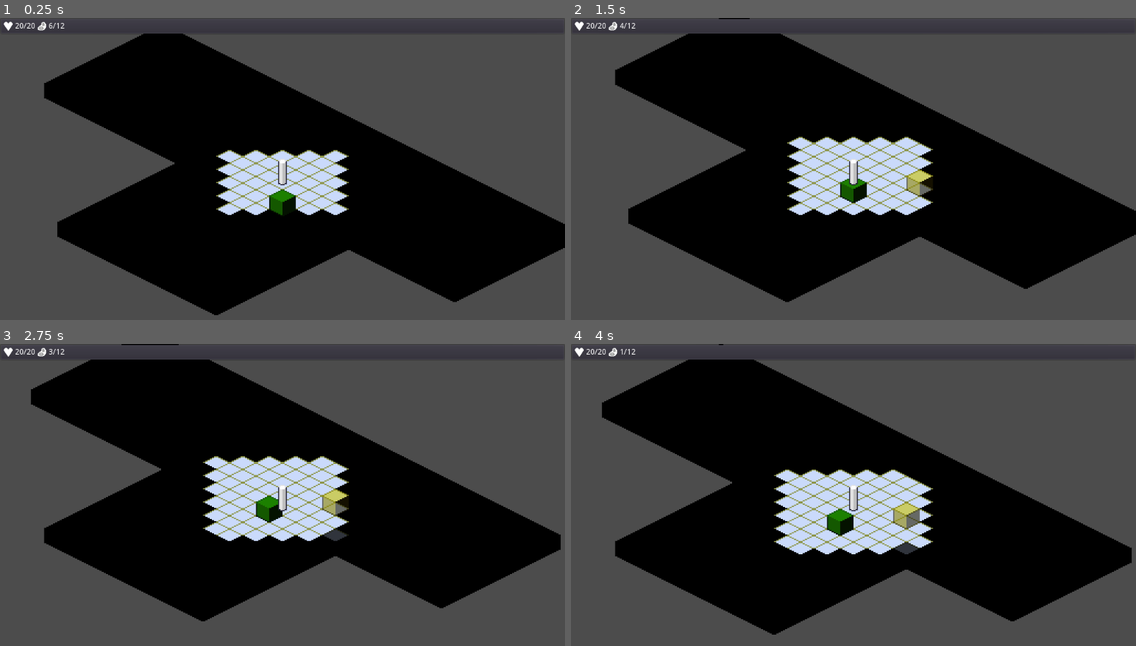
Above: before the commit, frames 1-4 (two rows, left to right).
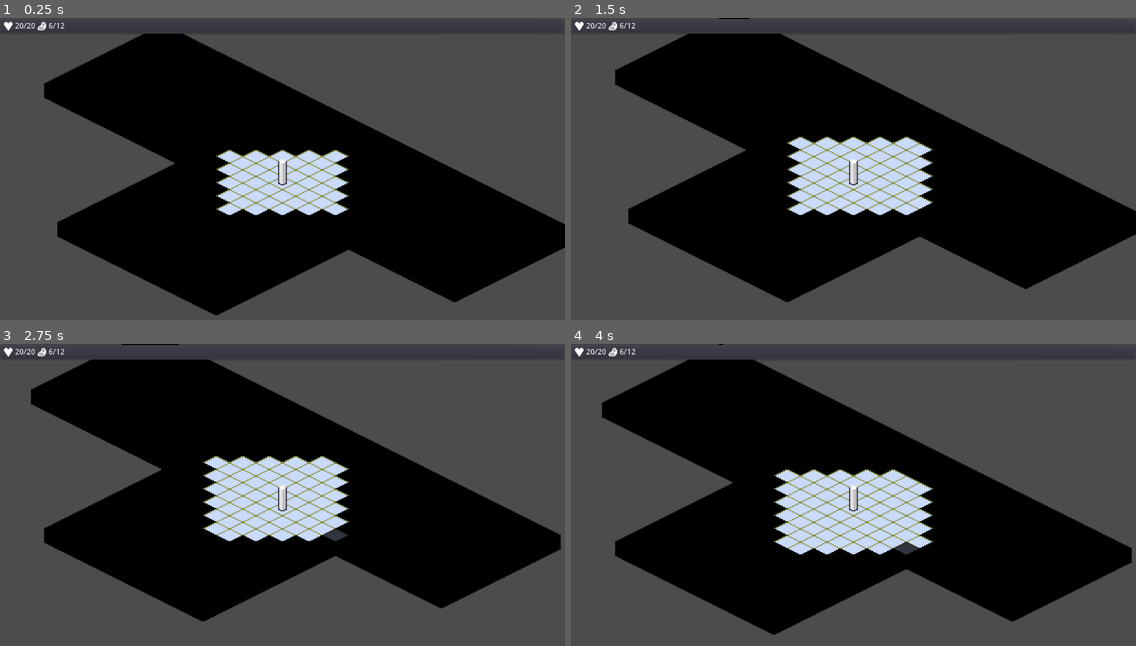
Above: after the commit, the same moments.

Repository: ZeeHatcher/project-forgotten
Game: Godot game, scene res://main.tscn
Two runs of this game, one before a commit and one after it. Both use one fixed random seed, a clock stepped at 60 frames per second and the inputs below. This scene is started directly instead of the project's main scene.
Inputs (mouse positions are in pixels of both pictures, inside the frame that each line leads up to):
- Up to frame 1 (0.25 s): no input
- Up to frame 2 (1.5 s): tap Enter at 0.5 s; move the mouse to (977, 165) at 0.52 s; hold D (move_right) 0.53-1.28 s; click (977, 165) at 0.67 s; tap Space (ui_select) at 0.77, 1.25 s; move the mouse to (740, 199) at 1.27 s; hold S (move_down) from 1.28 s (still down)
- Up to frame 3 (2.75 s): tap Space (ui_select) at 1.52 s; tap Enter at 2 s; move the mouse to (339, 437) at 2.02 s; release S (move_down) at 2.03 s; hold D (move_right) from 2.03 s (still down)
- Up to frame 4 (4 s): tap Space (ui_select) at 2.75, 3.02, 3.77 s; move the mouse to (825, 576) at 2.77 s; release D (move_right) at 2.78 s; hold W (move_up) 2.78-3.53 s; click (825, 576) at 2.92 s; tap Enter at 3.5 s; move the mouse to (1023, 558) at 3.52 s; hold A (move_left) from 3.53 s (still down)

The runs differ from the first frame. In frame 1, 0.3% of the frame differs, in the area x 47-53%, y 56-66%; in frame 2, 0.6%; in frame 3, 0.6%; in frame 4, 0.7%, in the area x 8-62%, y 1-64%.

Commit message:
feat: sample events

Diff:
--- a/entities/player/player.gd
+++ b/entities/player/player.gd
@@ -38,6 +38,7 @@
 	var move_dir := GridTranslator.step_isometric(dir)
 	_animate_movement(move_dir)
 	emit_signal("moved", position + move_dir)
+	print(inventory.get_all())
 
 
 func _will_collide(dir: Vector2) -> bool:
--- a/events/campsite.json
+++ b/events/campsite.json
@@ -17,8 +17,10 @@
           "description": "Camp here",
           "next_page": 2,
           "outcome": {
-            "health": 1,
-            "food": -1
+            "stats": {
+              "health": 1,
+              "food": 1
+            }
           }
         },
         {
--- a/events/puzzle_one.json
+++ /dev/null
@@ -1,42 +0,0 @@
-{
-  "title": "Camp Site",
-  "pages": [
-    {
-      "description": "You have reached the camp site. The fire has long dwindled to ashes. No signs of life, except for mother nature.",
-      "choices": [
-        {
-          "description": "Check the tent",
-          "outcome": {
-            "items": {
-              "key": 1
-            }
-          },
-          "next_page": 1
-        },
-        {
-          "description": "Camp here",
-          "next_page": 2,
-          "outcome": {
-            "health": 1,
-            "food": -1
-          }
-        },
-        {
-          "description": "Leave"
-        }
-      ]
-    },
-    {
-      "description": "You find a key. It looks important.",
-      "choices": [
-        {
-          "description": "This must go somewhere.",
-          "complete": true
-        }
-      ]
-    },
-    {
-      "description": "Goodnight"
-    }
-  ]
-}
--- /dev/null
+++ b/events/ruins.json
@@ -0,0 +1,58 @@
+{
+  "title": "Ruins",
+  "pages": [
+    {
+      "description": "You stand before an ancient ruin. Clay statues stand guard before the entrance.",
+      "choices": [
+        {
+          "description": "Go towards the entrance.",
+          "next_page": 1
+        },
+        {
+          "description": "Leave."
+        }
+      ]
+    },
+    {
+      "description": "The entrance is locked, but you notice a keyhole and a slot.",
+      "choices": [
+        {
+          "description": "Insert the key and the ancient tablet into the slot.",
+          "conditions": {
+            "items": {
+              "key": "=1",
+              "tablet": "=1"
+            }
+          },
+          "next_page": 2
+        },
+        {
+          "description": "Force the entrance open.",
+          "next_page": 3
+        }
+      ]
+    },
+    {
+      "description": "The entrance opens, revealing a dark passage that leads further down into the unknown...",
+      "choices": [
+        {
+          "description": "Enter.",
+          "complete": true
+        }
+      ]
+    },
+    {
+      "description": "The entrance forces you open instead. Arrows fire from the statues beside you, piercing your body.",
+      "choices": [
+        {
+          "description": "Leave, defeated.",
+          "outcome": {
+            "stats": {
+              "health": -5
+            }
+          }
+        }
+      ]
+    }
+  ]
+}
--- /dev/null
+++ b/events/tower.json
@@ -0,0 +1,43 @@
+{
+  "title": "Tower",
+  "pages": [
+    {
+      "description": "The tower looms over you. It shakes ever so slightly.",
+      "choices": [
+        {
+          "description": "Climb the tower",
+          "next_page": 1
+        },
+        {
+          "description": "Leave"
+        }
+      ]
+    },
+    {
+      "description": "You reach the top of the tower, with the ground far below you. There seems to be a lookout space, albeit rather messy.",
+      "choices": [
+        {
+          "description": "Search the room.",
+          "next_page": 2
+        },
+        {
+          "description": "Go back down and leave."
+        }
+      ]
+    },
+    {
+      "description": "You find a ancient tablet. This might be useful.",
+      "choices": [
+        {
+          "description": "Take it and leave.",
+          "complete": true,
+          "outcome": {
+            "items": {
+              "tablet": 1
+            }
+          }
+        }
+      ]
+    }
+  ]
+}
--- a/main.tscn
+++ b/main.tscn
@@ -70,6 +70,12 @@
 [sub_resource type="ConvexPolygonShape2D" id=7]
 points = PoolVector2Array( 22.7932, 5.4321, 11.7014, 11.2191, 1.57407, 6.87888, 12.6659, 0.127319 )
 
+[sub_resource type="ConvexPolygonShape2D" id=8]
+points = PoolVector2Array( 16.783, 5.34302, 12.207, 8.57313, 6.6889, 5.34302, 11.9378, 2.92044 )
+
+[sub_resource type="ConvexPolygonShape2D" id=9]
+points = PoolVector2Array( 15.7063, 5.34303, 12.3416, 7.22726, 7.9002, 5.20844, 11.9378, 3.45879 )
+
 [sub_resource type="TileSet" id=6]
 0/name = "sample"
 0/texture = ExtResource( 1 )
@@ -113,6 +119,48 @@
 "shape_transform": Transform2D( 1, 0, 0, 1, 0, 12 )
 } ]
 1/z_index = 0
+2/name = "tower"
+2/texture = ExtResource( 1 )
+2/tex_offset = Vector2( 0, -12 )
+2/modulate = Color( 0.14902, 0, 1, 1 )
+2/region = Rect2( 0, 0, 24, 24 )
+2/tile_mode = 0
+2/occluder_offset = Vector2( 0, 0 )
+2/navigation_offset = Vector2( 0, 0 )
+2/shape_offset = Vector2( 0, 12 )
+2/shape_transform = Transform2D( 1, 0, 0, 1, 0, 12 )
+2/shape = SubResource( 8 )
+2/shape_one_way = false
+2/shape_one_way_margin = 1.0
+2/shapes = [ {
+"autotile_coord": Vector2( 0, 0 ),
+"one_way": false,
+"one_way_margin": 1.0,
+"shape": SubResource( 8 ),
+"shape_transform": Transform2D( 1, 0, 0, 1, 0, 12 )
+} ]
+2/z_index = 0
+3/name = "ruins"
+3/texture = ExtResource( 1 )
+3/tex_offset = Vector2( 0, -12 )
+3/modulate = Color( 0.160784, 0.160784, 0.160784, 1 )
+3/region = Rect2( 0, 0, 24, 24 )
+3/tile_mode = 0
+3/occluder_offset = Vector2( 0, 0 )
+3/navigation_offset = Vector2( 0, 0 )
+3/shape_offset = Vector2( 0, 12 )
+3/shape_transform = Transform2D( 1, 0, 0, 1, 0, 12 )
+3/shape = SubResource( 9 )
+3/shape_one_way = false
+3/shape_one_way_margin = 1.0
+3/shapes = [ {
+"autotile_coord": Vector2( 0, 0 ),
+"one_way": false,
+"one_way_margin": 1.0,
+"shape": SubResource( 9 ),
+"shape_transform": Transform2D( 1, 0, 0, 1, 0, 12 )
+} ]
+3/z_index = 0
 
 [node name="Main" type="Node2D"]
 script = ExtResource( 9 )
@@ -135,7 +183,7 @@
 collision_layer = 2
 collision_mask = 0
 format = 1
-tile_data = PoolIntArray( -327680, 0, 0, -196621, 0, 0, -196597, 0, 0, -65532, 0, 0, 131074, 1, 0, 393216, 0, 0 )
+tile_data = PoolIntArray( -131085, 2, 0, -196598, 3, 0, 393216, 1, 0 )
 script = ExtResource( 6 )
 
 [node name="Player" parent="." instance=ExtResource( 4 )]
@@ -177,7 +225,7 @@
 
 [node name="GameOverService" type="Node" parent="."]
 script = ExtResource( 8 )
-final_event_name = "sample"
+final_event_name = "ruins"
 
 [connection signal="unfog_cell" from="." to="WorldFog" method="_on_unfog_cell"]
 [connection signal="event_triggered" from="EventTiles" to="EventService" method="start_event"]
--- a/resources/player_food.tres
+++ b/resources/player_food.tres
@@ -4,6 +4,6 @@
 
 [resource]
 script = ExtResource( 1 )
-counter = 1
+counter = 10
 max_value = 12
 value = 6
Not shown: 1 places in main.tscn that only renumber resources
